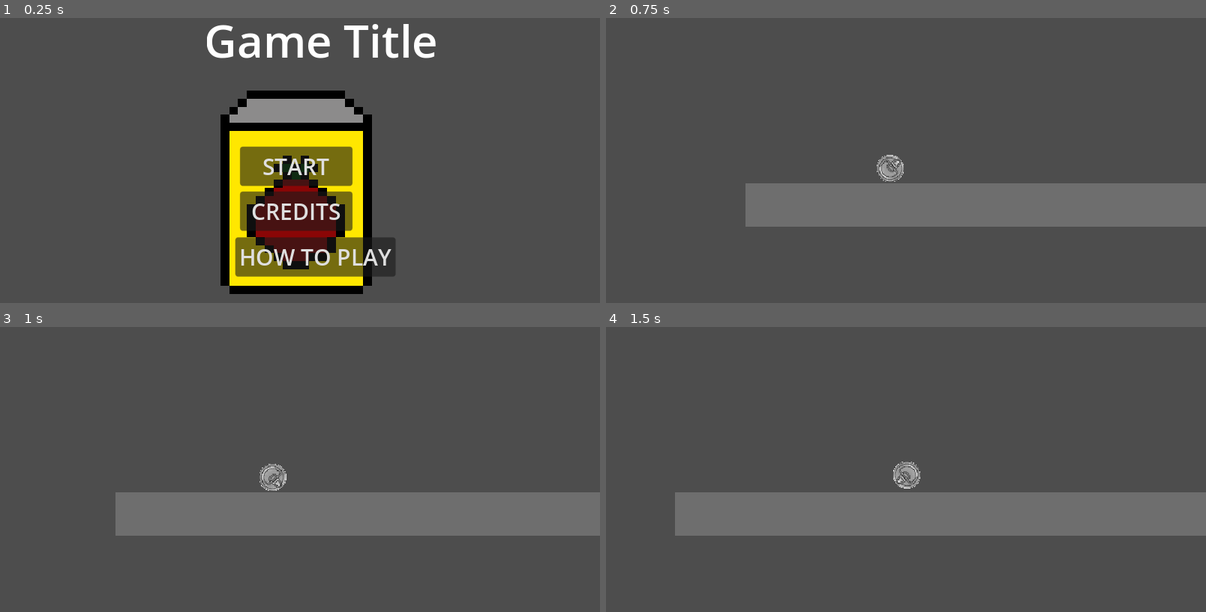
Above: before the commit, frames 1-4 (two rows, left to right).
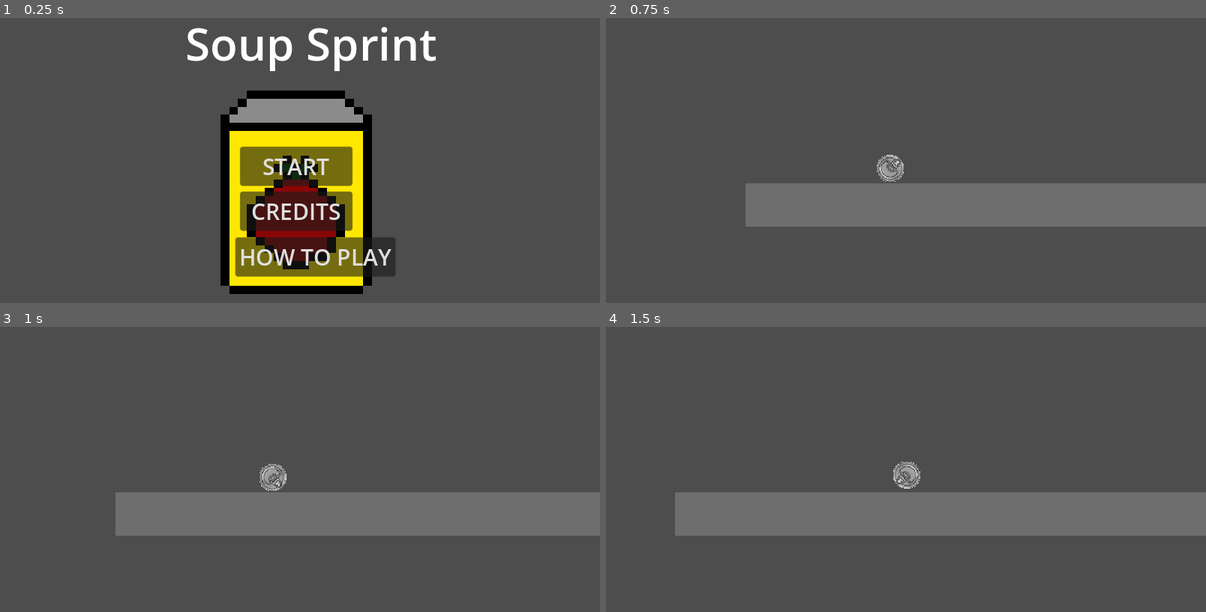
Above: after the commit, the same moments.

Repository: aleahgarcia/CSC378_Lab4
Game: Godot game, scene res://scenes/titlescreen.tscn
Same seed, same stepped clock (60 frames per second), same inputs: the game is played once before the commit and once after it.
Inputs:
- Up to frame 1 (0.25 s): no input
- Up to frame 2 (0.75 s): click "START" at 0.5 s
- Up to frame 3 (1 s): no input
- Up to frame 4 (1.5 s): hold Right (move_right) from 1.28 s (still down)

The runs differ from the first frame. In frame 1, 2.6% of the frame differs, in the area x 31-73%, y 2-19%; in frame 2, nothing differs; in frame 3, nothing differs; in frame 4, nothing differs.

Commit message:
added camera to can

Diff:
--- a/scenes/titlescreen.tscn
+++ b/scenes/titlescreen.tscn
@@ -79,13 +79,13 @@
 
 [node name="Label" type="Label" parent="."]
 layout_mode = 0
-offset_left = 219.0
-offset_top = 21.0
+offset_left = 199.0
+offset_top = 24.0
 offset_right = 427.0
-offset_bottom = 81.0
+offset_bottom = 84.0
 theme_override_fonts/font = SubResource("SystemFont_nmxox")
 theme_override_font_sizes/font_size = 48
-text = "Game Title
+text = "Soup Sprint
 "
 
 [connection signal="pressed" from="startButton" to="." method="_on_start_button_pressed"]
